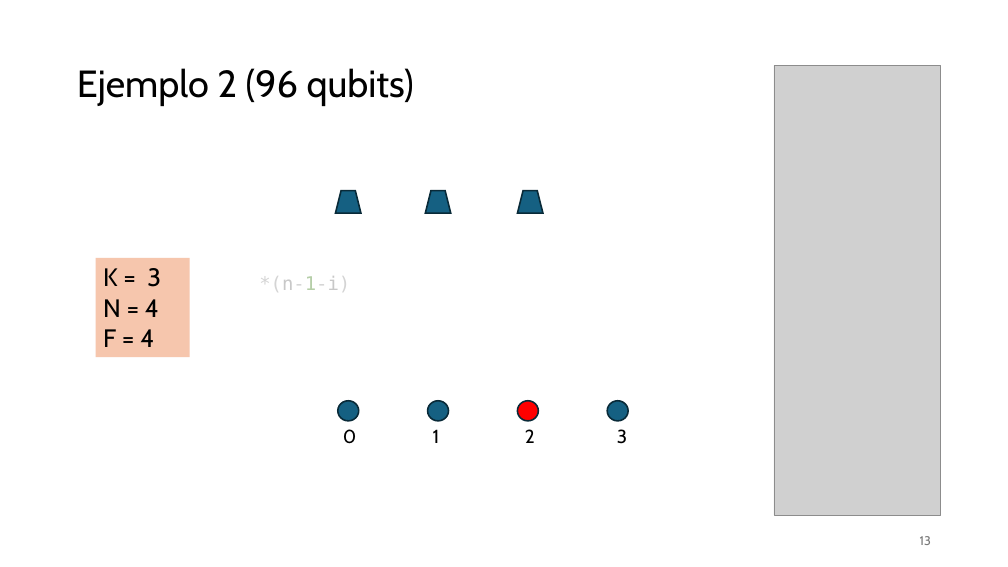
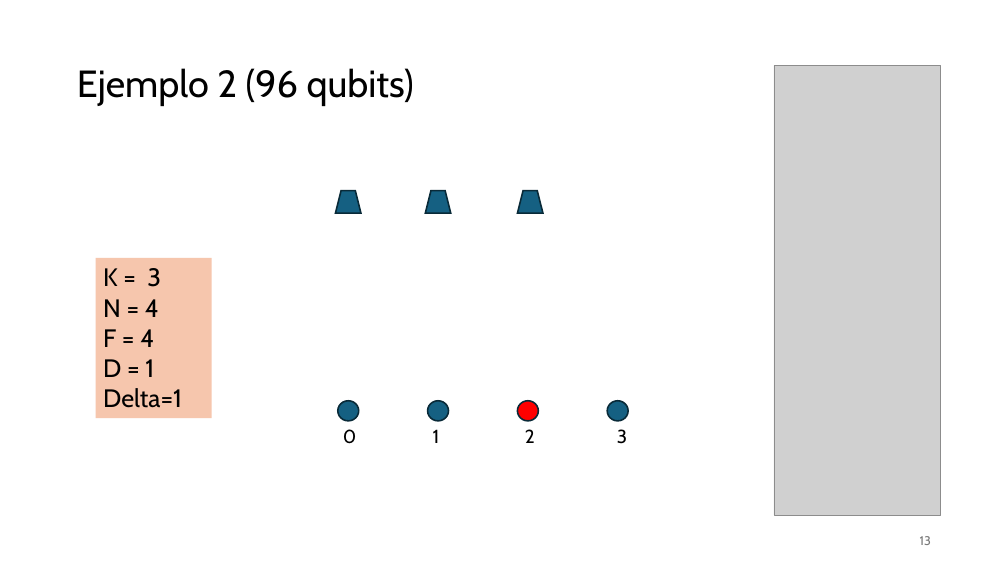
Before and after one commit to martinpaurabe/PracticaQC, a slide deck: slide 13 of Factibilidad FDBP con QC Rev1 Martin Paura.pptx. Drawn at 1008x567 pixels with LibreOffice and Linux fonts; fonts in the diff are those of the drawing; grey boxes stand for pictures; background and template pictures are left out. Boxes give left, top, right and bottom in pixels: in the first picture for what was removed or moved away, otherwise in the second. Text is boxed around its words. In the diff, an @@ line names an element or a change of style, - is before the commit and + after.

```diff
--- a/Factibilidad FDBP con QC Rev1 Martin Paura.pptx
+++ b/Factibilidad FDBP con QC Rev1 Martin Paura.pptx
@@ rectangle added at [281,140,712,495], fill #FFFFFF, outline #FFFFFF 1.5 pt @@
@@ rectangle "K = 3": place and size @@
-rectangle "K = 3" at [96,258,190,357]
+rectangle "K = 3" at [96,258,212,418]
@@ text removed at [259,276,350,292] @@
-*(n-1-i)
@@ text in rectangle at [103,359,182,408]: paragraphs added @@
+D = 1
+Delta=1
```
Also in this commit, not shown: 3 other slides changed, 2 slides added, 3 other files.
